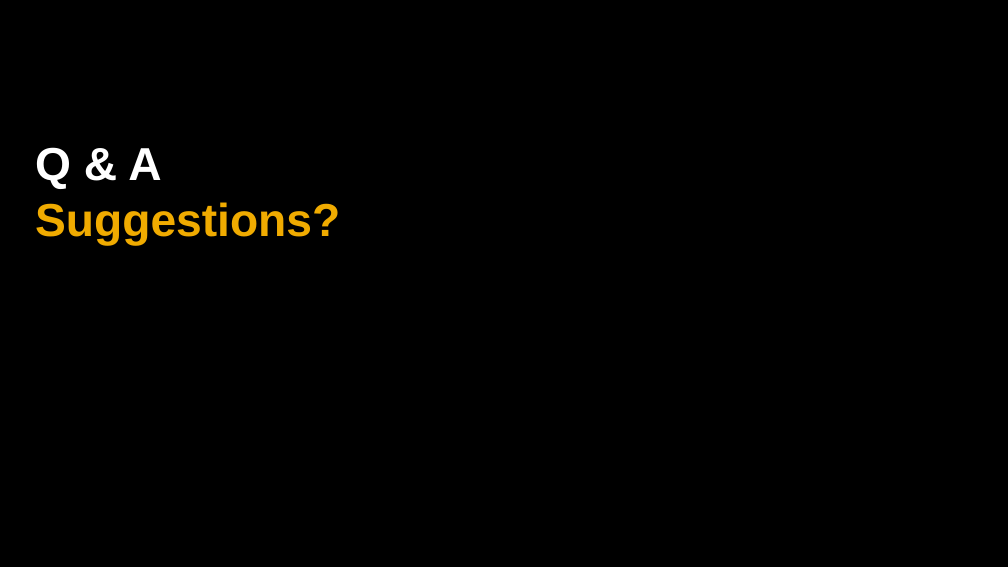
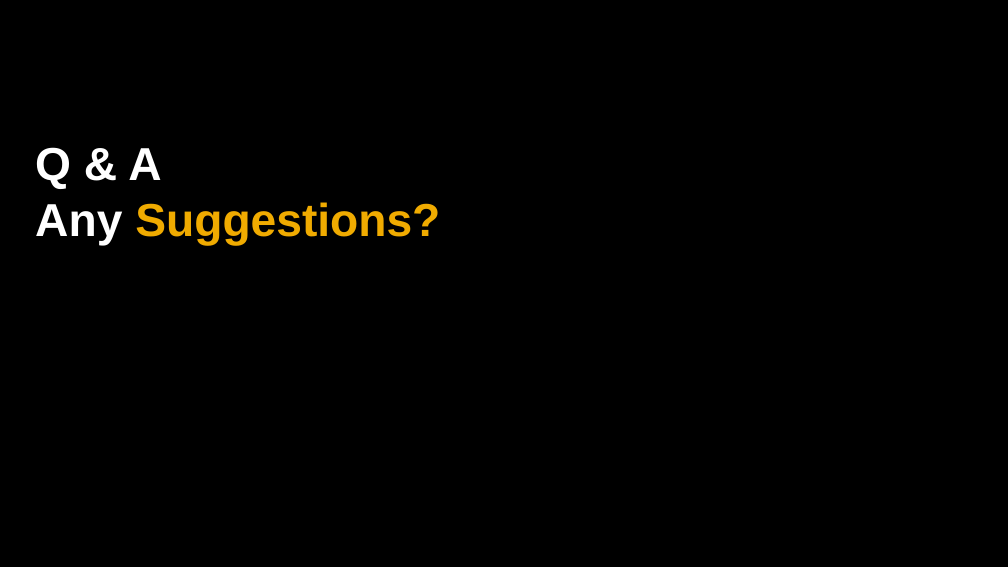
Before and after one commit to qianyilun/workload-calculator, a slide deck: slide 27 of SAP_2017_16x9_black_and_white.pptx (slide 26 before the commit). Drawn at 1008x567 pixels with LibreOffice and Linux fonts; fonts in the diff are those of the drawing. Boxes give left, top, right and bottom in pixels: in the first picture for what was removed or moved away, otherwise in the second. Text is boxed around its words. In the diff, an @@ line names an element or a change of style, - is before the commit and + after.

```diff
--- a/SAP_2017_16x9_black_and_white.pptx
+++ b/SAP_2017_16x9_black_and_white.pptx
@@ title at (x1=35, y1=147, x2=440, y2=246): text changed @@
-Q & A
-Suggestions?
+Q & A
+Any Suggestions?
```
Also in this commit, not shown: 4 other slides changed, 1 slide added, 2 other files.
